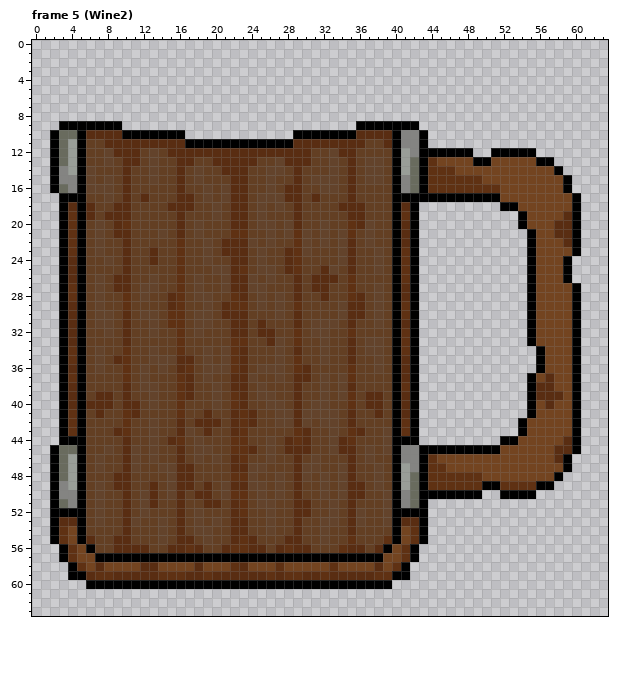
File history of a pixel-art file, assets/models/mug/cut_mug.ase. The picture above was drawn from the file before the commit.
64x64 pixels, 27 frames. Colours within 5 levels of each other are drawn and written as one. Shown: frame 5 (Wine2). The commit also changed other frames, which this record leaves out.
The result:
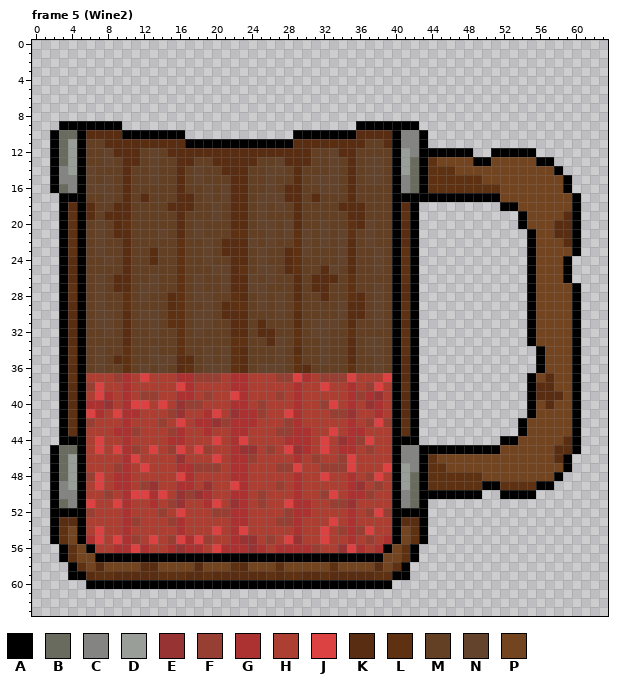
Palette (. is transparent): A #000000  B #696b5e  C #848482  D #999e98  E #983333  F #983f33  G #ac3232  H #ac3f32  J #dc4242  K #592d12  L #5f3113  M #633f23  N #63432b  P #734420
The edit:
Frame 5 (Wine2), layer "RedLiquid":
y 37: x 6..39 MMMMLMNMMMLKMNMMKKNMMNMKKMNMNLMMMM -> HHHFGHJHHHGGFFFHGGHHHFFJGHFFFJHHHJ
y 38: x 6..39 MMMMKMNNMMLKMMNMKKMNMMMKMMNMNKMMMM -> FJHHGHHHHHJGHHHHGGHHHHHGHHJHHGHFJH
y 39: x 6..39 MKKMKMMNMMLKMMNMLKMNNMMKMMNMNLMKKM -> HJGHGHFFHHGGHFHHJGHHHFHGHHHHHGFGEH
y 40: x 6..39 KKKMKKMNMMLMMMNMLKMMNNMKMNNMMLMKKM -> GGEHGJJHJHEFFHHHGGHFHHHGHHFJHGHEGH
y 41: x 6..39 MKMMLKMMMMLMMKMMKLKMMNNKNNNNMKMMKM -> JGHJGGHHHFEHHGJHEGGFHHJGHHHFFEHHGH
y 42: x 6..39 MMMMLMMNMMKMKKKMKLKMMNNKNMNNMKMMMM -> FHHHGHHHFHJHGGEFGGGHHHFGHHHHHGHFJF
y 43: x 6..39 MMMKLMMNMMKNMKMMKLMMMMMLKMMNMLKMMN -> HHHGGFHHHFGHHGHHGGHHHFFGGHHJHGGHHH
y 44: x 6..39 MMMMKMMNMKLMNMMMLLMMNMKLKMMNKLMMMN -> HJHHGHHHHGGHHHJHGJHHHHGGGHJHEGFJHH
y 45: x 6..39 MMNMKNMNMMKMNNMMLLKMNMKKKMMNKKMNMN -> HJHJGFHJHFJHJFHHGEEHFHJEGHJHGGHFHH
y 46: x 6..39 MNMMKNMNMMKMNMNMKLMMNMMKMNMMMKMNMM -> HHHHGJHHHHEHHHJHGGFHHHHGHFHHFJHHHH
y 47: x 6..39 MNMMKNMMNNKKMMMMKKNNMMMKNNMMNKMMNM -> HHHFGHJHHHGGFFFHGGHHHFFJHHFFFJHHHJ
y 48: x 6..39 MMMKKMMMMNKKMMMMLLNMMNMKNMNMNKMMNM -> FJHGGHHHHHJGHHHHGGHHHHHGHHJHHGHFJH
y 49: x 6..39 MNMKKMMKMNKKMKMNKKNNMNMKMMNMNKKMNM -> HJHGGHFEHHGGHEHHJGHHHFHGHHHHHGEHFH
y 50: x 6..39 MNMMKMNKMNKMKKMNLLMNMNMKMMNMNKKMMN -> HHFHGJJGJHEFEGHHGGHFHHHGHHFJHGGFHH
y 51: x 6..39 MNMMKMNKMMKMMKKMKLMNNMMKKMMNMKMMMN -> JHHJGHHGHFEHHGJHEGHFHHJGGHHFFEHHHH
y 52: x 6..39 MNMMKMNMMMKMNMMMKLMMNMMKKMMNMKNMMN -> FHHHGHHHFHJHHHFFGGHHHHFGGHHHHGHFJF
y 53: x 6..39 MNMMKNMMNMKMNMNMKKMMNMMKMMNNMKNMMN -> HHHHGFHHHFGHHHHHGGHHHFFGHHHJHGHHHH
y 54: x 6..39 MMMMKMMMNMKMNNMMKKMMNMMKMMNMMKMMMM -> HJHHGHHHHHGHHHJHGJHHHHHGHHJHFGFJHH
y 55: x 6..39 KMMKKMMMNMKKMNMMKLKMMMKKMMNMMLMMML -> GJHJGFHJHFJGJFHHGEEHFHJEHHJHHGHFHG
y 56: x 7..38 MMKKKKMMKKLKMMKLLKKMKLKKMMMLKKMK -> HHGGJGHHGEGGHJGGGEGHGGGGFHHEJGHG
Where, in picture pixels (left, top, right, bottom), the same in both pictures:
changed: (86, 373, 392, 553)
